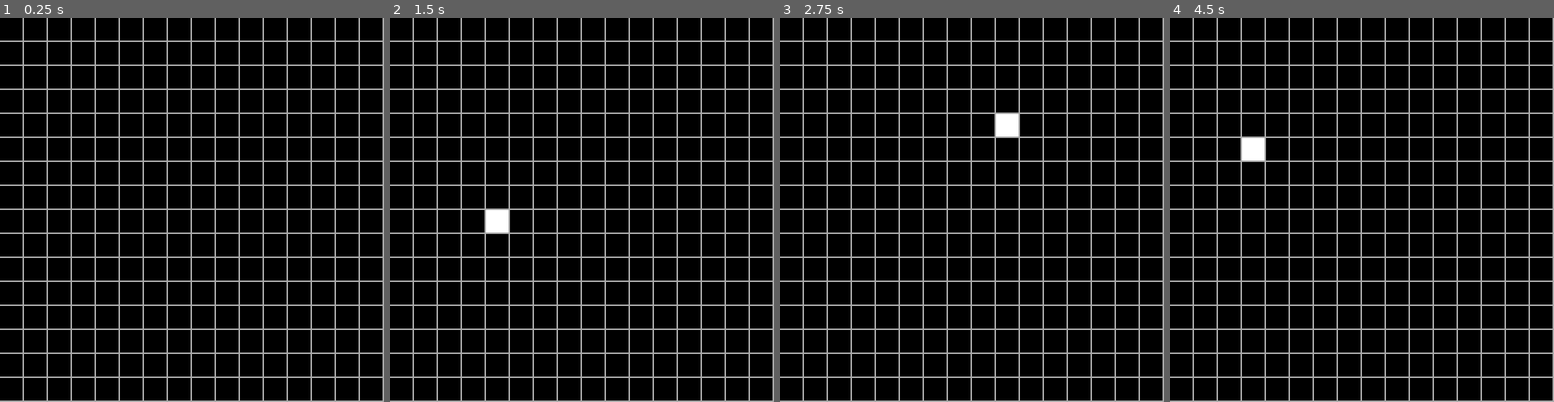
Above: before the commit, frames 1-4 (left to right).
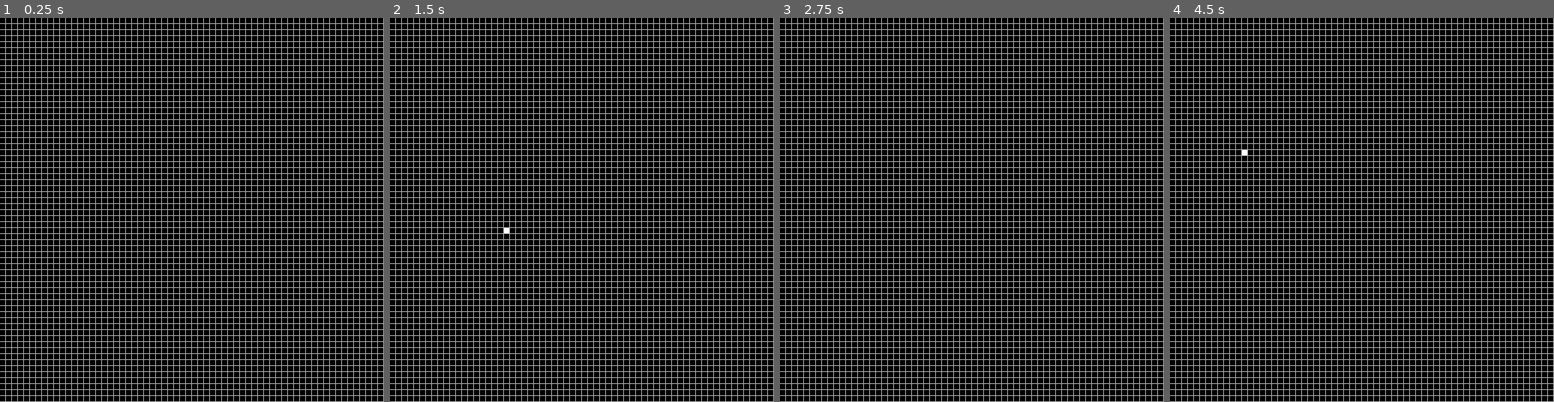
Above: after the commit, the same moments.

Repository: NoahHaile/Conway-s-Game-of-Life
Game: Godot game, scene res://color_rect.tscn
Same seed, same stepped clock (60 frames per second), same inputs: the game is played once before the commit and once after it.
Inputs (mouse positions are in pixels of both pictures, inside the frame that each line leads up to):
- Up to frame 1 (0.25 s): no input
- Up to frame 2 (1.5 s): tap Enter at 0.5 s; move the mouse to (666, 190) at 0.52 s; click (666, 190) at 0.67 s; tap Space at 0.77, 1.25 s; move the mouse to (505, 229) at 1.27 s; click (505, 229) at 1.42 s
- Up to frame 3 (2.75 s): tap Space at 1.52 s; tap Enter at 2 s; move the mouse to (1010, 125) at 2.02 s; click (1010, 125) at 2.17 s
- Up to frame 4 (4.5 s): tap Space at 2.75, 3.02, 3.77, 4.25 s; move the mouse to (1342, 286) at 2.77 s; click (1342, 286) at 2.92 s; tap Enter at 3.5 s; move the mouse to (1477, 267) at 3.52 s; click (1477, 267) at 3.67 s; move the mouse to (1246, 152) at 4.27 s; click (1246, 152) at 4.42 s

The runs differ from the first frame. In frame 1, 22% of the frame differs, in the area x 0-100%, y 0-100%; in frame 2, 22%; in frame 3, 22%; in frame 4, 22%.

Commit message:
Check Larger Grid

Diff:
--- a/ColorRect.gd
+++ b/ColorRect.gd
@@ -2,8 +2,8 @@
 const Cell = preload("res://cell.gd")
 # Called when the node enters the scene tree for the first time.
 
-var cellSize = 30
-var gap = 2
+var cellSize = 7
+var gap = 1
 var number_of_rows = get_viewport_rect().size.x / (cellSize + gap)
 
 func _ready():
